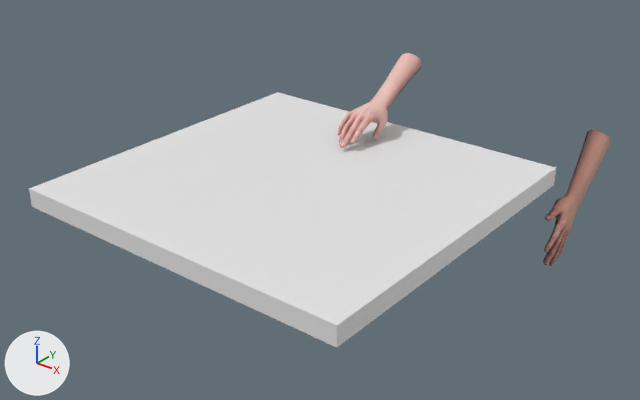
Before and after pictures for a commit that changed the FBX model Assets/Resources/Hand/boyhand/boyhand@bdiushaizi.FBX.
Both versions are drawn from a 50 mm lens placed at (1.68, -3.4, 2.77), pointed at (-0.47, -0.71, 1.11). The axes (+X, +Y, +Z) are drawn at lower left. The lights are the same throughout. Both versions are drawn at frame 3 of the action 'Take 001'; the numbers are the values there. Vertices at the same position are counted once.

Script lines for the objects in view, before the commit:
```python
me_mesh = bpy.data.meshes.new('Mesh')
me_mesh.from_pydata(...)  # 835 vertices, 1548 faces; spans x -0.24..0.308, y -0.395..-0.29, z 0.836..1.339
me_mesh.materials.append(mat_boy_hand)  # picture img_boy_hand_tga
me_mesh_001 = bpy.data.meshes.new('Mesh.001')
me_mesh_001.from_pydata(...)  # a box spanning x -1.11..1.11, y -1.27..1.27, z 0.0..0.12
me_mesh_002 = bpy.data.meshes.new('Mesh.002')
me_mesh_002.from_pydata(...)  # 835 vertices, 1548 faces; spans x -0.484..0.133, y 0.535..0.716, z -1.27..-0.951
me_mesh_002.materials.append(mat_material__105)  # picture img_girl_hand_tga
ob_box001 = bpy.data.objects.new('Box001', me_mesh_001)
ob_box001.location = (-0.499, -0.814, 1.156)
ob_box001.scale = (0.711, 0.604, 0.711)
ob_boy_hand = bpy.data.objects.new('Boy_Hand', me_mesh)
ob_boy_hand.location = (0.0, 0.0, 0.0)
ob_boy_hand.rotation_euler = (0.0, 0.0, 1.571)  # degrees (0, 0, 90)
ob_boy_hand002 = bpy.data.objects.new('Boy_Hand002', me_mesh_002)
ob_boy_hand002.location = (-1.167, 0.0, 2.505)
ob_boy_hand002.rotation_euler = (3.142, 0.0, -1.571)  # degrees (180, 0, -90)
ob_boy_hand002.scale = (-1.0, -1.0, -1.0)
```
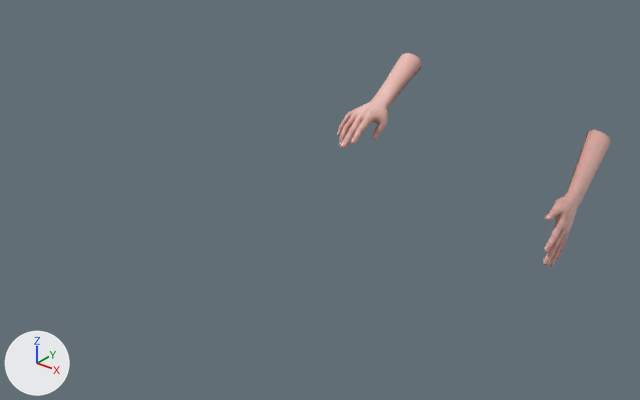
Where the change shows, as pixel boxes (x1, y1, x2, y2) in the pictures (640 x 400 px; the box of a moved part takes in the faces that stretch with it):
'Box001', deleted: before (29, 92, 556, 347)
part 1 of me_mesh, moved or reshaped: (543, 130, 611, 266) in both

The change in detail:
me_mesh is used by ob_boy_hand; location (0.0, 0.0, 0.0); rotation (0.0, 0.0, 1.571), in degrees (0, 0, 90).
me_mesh had 835 vertices, 1548 faces and spanned x -0.24..0.308, y -0.395..-0.29, z 0.836..1.339.
me_mesh no longer uses material mat_boy_hand (picture img_boy_hand_tga).
me_mesh now has 835 vertices, 1564 faces and spans x -0.241..0.308, y -0.395..-0.29, z 0.836..1.339.
me_mesh part 1: 24 vertices moved within x -0.19..0.308, y -0.393..-0.326, z 1.047..1.31; 807 vertices removed from x -0.24..0.302, y -0.395..-0.29, z 0.836..1.339; 807 vertices added at x -0.241..0.301, y -0.395..-0.29, z 0.836..1.339.
me_mesh now uses material mat_material__105 (picture img_girl_hand_tga).
Object 'Box001' (ob_box001) is deleted.
